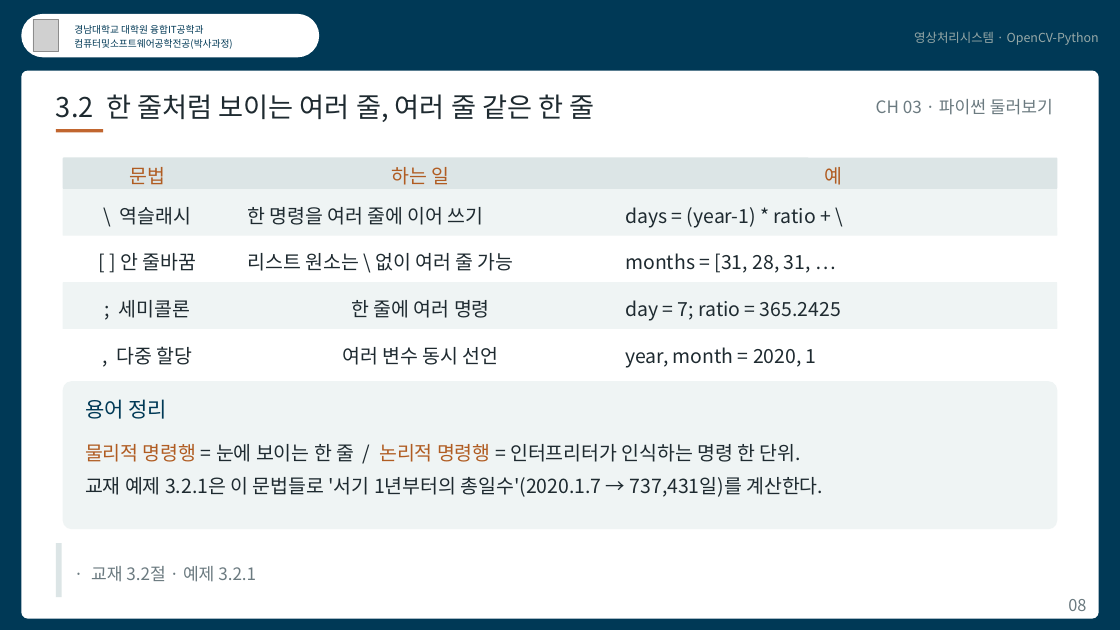
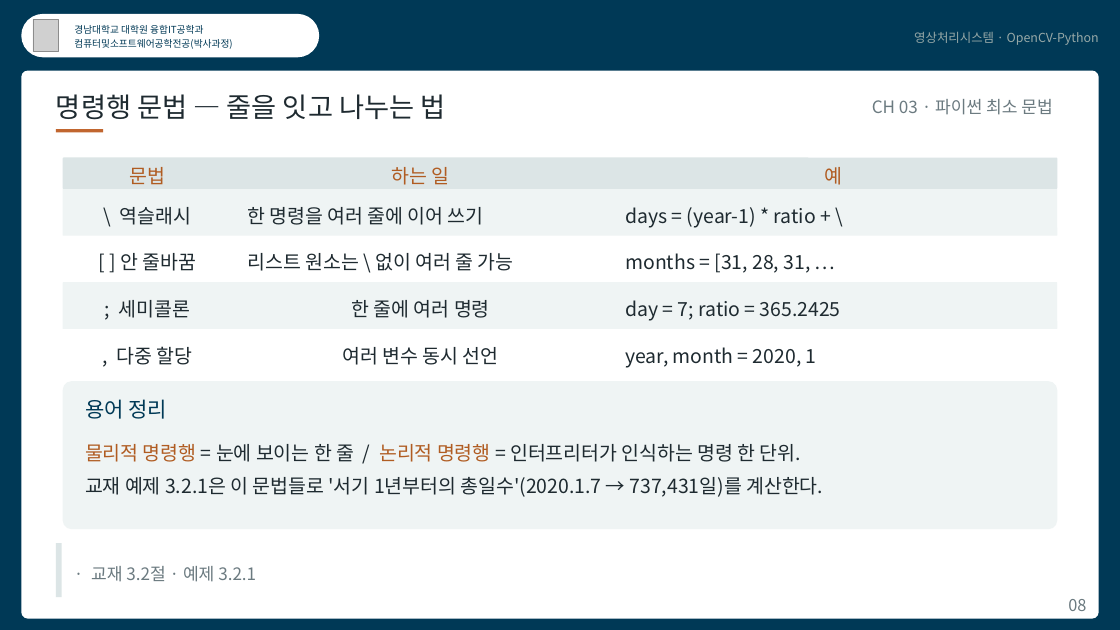
Before and after one commit to kkiimmiinn/cs-study-lab, a slide deck: slide 8 of ips/영상처리시스템_CH03.pptx. Drawn at 1120x630 pixels with LibreOffice and Linux fonts; fonts in the diff are those of the drawing; grey boxes stand for pictures. Boxes give left, top, right and bottom in pixels: in the first picture for what was removed or moved away, otherwise in the second. Text is boxed around its words. In the diff, an @@ line names an element or a change of style, - is before the commit and + after.

```diff
--- a/ips/영상처리시스템_CH03.pptx
+++ b/ips/영상처리시스템_CH03.pptx
@@ text at <box>56,94,445,120</box>: text changed @@
-3.2 한 줄처럼 보이는 여러 줄, 여러 줄 같은 한 줄
+명령행 문법 — 줄을 잇고 나누는 법
@@ text at <box>872,99,1052,115</box>: text changed @@
-CH 03 · 파이썬 둘러보기
+CH 03 · 파이썬 최소 문법
```
Also in this commit, not shown: 14 other slides changed, 51 other files.
